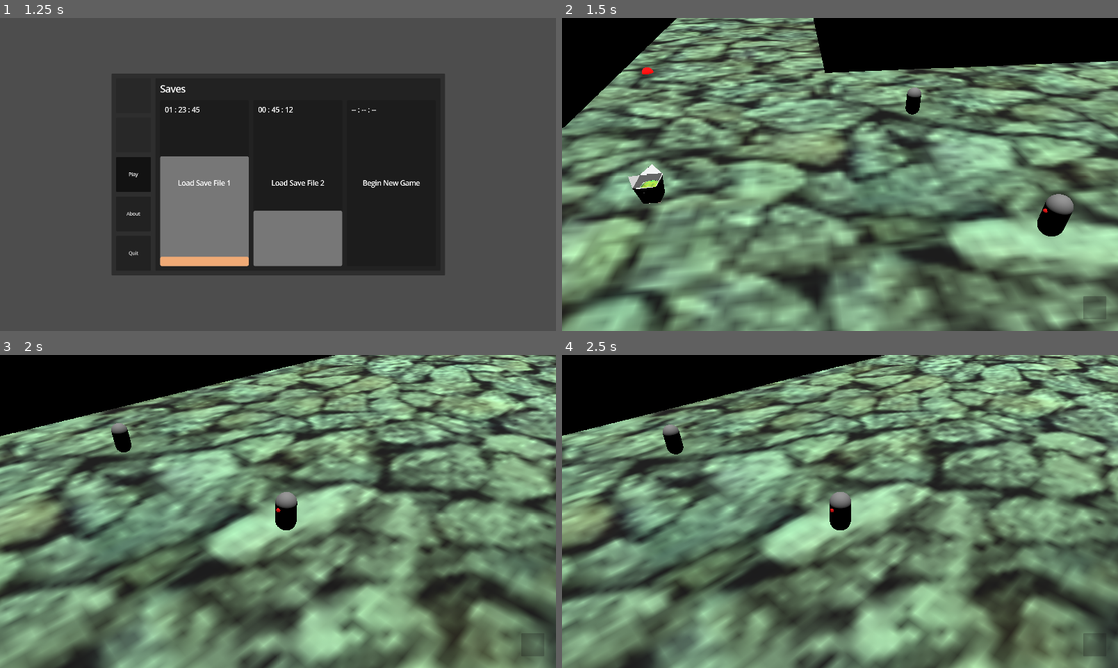
Above: before the commit, frames 1-4 (two rows, left to right).
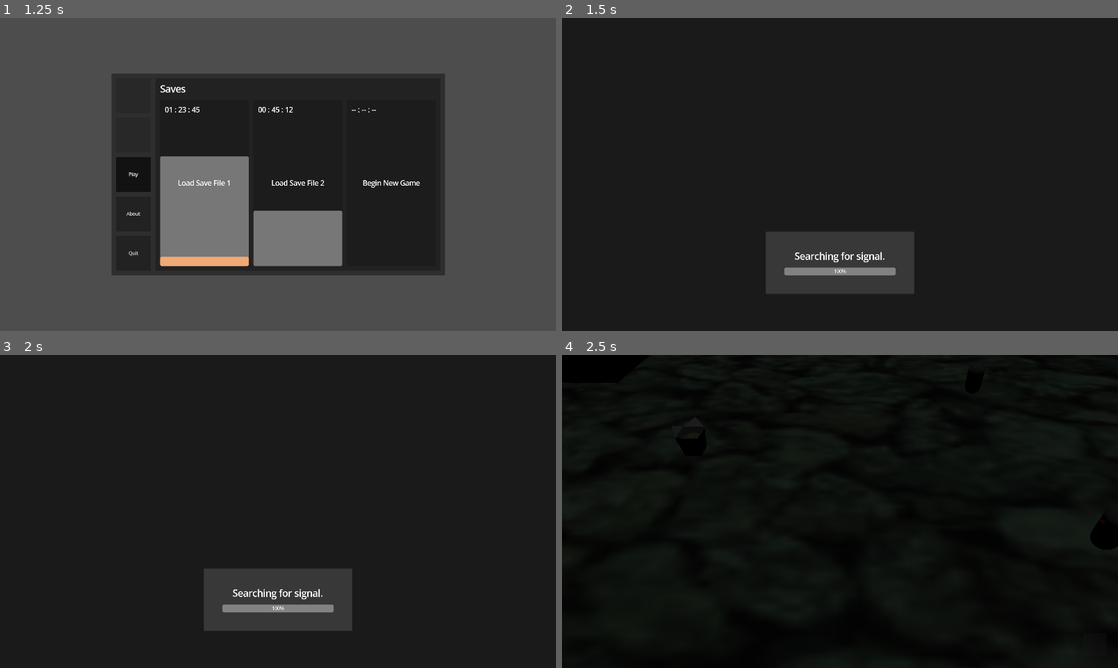
Above: after the commit, the same moments.

Repository: OLIWAPUNK/WSKAZEM
Game: Godot game, scene res://Scenes/UI/MainMenu/MainMenu.tscn
Two runs of this game, one before a commit and one after it. Both use one fixed random seed, a clock stepped at 60 frames per second and the inputs below.
Inputs (mouse positions are in pixels of both pictures, inside the frame that each line leads up to):
- Up to frame 1 (1.25 s): click "Play" at 0.5 s
- Up to frame 2 (1.5 s): click "Load Save File 1" at 1.25 s
- Up to frame 3 (2 s): no input
- Up to frame 4 (2.5 s): tap Enter at 2 s; move the mouse to (962, 495) at 2.02 s; press the mouse at (962, 495) at 2.03 s

Frame 1 is identical in both runs. In frame 2, 95% of the frame differs, in the area x 0-100%, y 0-100%; in frame 3, 94%; in frame 4, 90%.

Commit message:
Loading screen

Diff:
--- a/Scenes/GameWorld/World.tscn
+++ b/Scenes/GameWorld/World.tscn
@@ -3,9 +3,9 @@
 [ext_resource type="Script" uid="uid://tbu5dankrsvh" path="res://Scripts/Navigation/PlayerMovement.gd" id="1_5cjrv"]
 [ext_resource type="PackedScene" uid="uid://d3885o0m324x0" path="res://Scenes/UI/InventoryUI.tscn" id="1_bk3f7"]
 [ext_resource type="Script" uid="uid://ghd7qncpwxfk" path="res://Scripts/Navigation/PointerManager.gd" id="1_kn06e"]
+[ext_resource type="PackedScene" uid="uid://bt8q2n5mmw3in" path="res://Scenes/UI/Animations/FadeTransition.tscn" id="1_n4chi"]
 [ext_resource type="PackedScene" uid="uid://b8j2wniqibi7g" path="res://Scenes/UI/PauseMenu.tscn" id="1_yjqcc"]
 [ext_resource type="Script" uid="uid://dv5nci6vmhwsx" path="res://Scripts/MapManager.gd" id="4_yjqcc"]
-[ext_resource type="PackedScene" uid="uid://p6rboyogdta8" path="res://Scenes/GameWorld/Town.tscn" id="5_n4chi"]
 [ext_resource type="PackedScene" uid="uid://dnssxr77f7rrc" path="res://Scenes/UI/DebugUI.tscn" id="7_y7y61"]
 [ext_resource type="Script" uid="uid://dkjeyybq2qp35" path="res://Scripts/Navigation/NavigationManager.gd" id="8_kn06e"]
 [ext_resource type="PackedScene" uid="uid://bg0q8cg3wfcls" path="res://Scenes/GameWorld/Traits/CanBeTalkedTo.tscn" id="9_bk3f7"]
@@ -45,6 +45,10 @@
 
 [node name="World" type="Node3D" unique_id=493649897]
 
+[node name="FadeTransition" parent="." unique_id=430518763 instance=ExtResource("1_n4chi")]
+unique_name_in_owner = true
+visible = false
+
 [node name="PauseMenu" parent="." unique_id=1659082315 instance=ExtResource("1_yjqcc")]
 
 [node name="InventoryUI" parent="." unique_id=562304708 instance=ExtResource("1_bk3f7")]
@@ -61,8 +65,6 @@
 
 [node name="MapNode" type="Node" parent="." unique_id=1068162854]
 script = ExtResource("4_yjqcc")
-
-[node name="Town" parent="MapNode" unique_id=511812993 instance=ExtResource("5_n4chi")]
 
 [node name="PlayerNode" type="Node" parent="." unique_id=1479561528]
 unique_name_in_owner = true
--- /dev/null
+++ b/Scenes/UI/Animations/FadeTransition.tscn
@@ -0,0 +1,67 @@
+[gd_scene format=3 uid="uid://bt8q2n5mmw3in"]
+
+[ext_resource type="Script" uid="uid://c7h2cc6wx12ba" path="res://Scripts/UI/Animations/FadeTransition.gd" id="1_ic5sc"]
+
+[sub_resource type="Animation" id="Animation_d7ks0"]
+length = 0.001
+tracks/0/type = "value"
+tracks/0/imported = false
+tracks/0/enabled = true
+tracks/0/path = NodePath(".:modulate")
+tracks/0/interp = 1
+tracks/0/loop_wrap = true
+tracks/0/keys = {
+"times": PackedFloat32Array(0),
+"transitions": PackedFloat32Array(1),
+"update": 0,
+"values": [Color(1, 1, 1, 1)]
+}
+
+[sub_resource type="Animation" id="Animation_awcaj"]
+resource_name = "fade_in"
+tracks/0/type = "value"
+tracks/0/imported = false
+tracks/0/enabled = true
+tracks/0/path = NodePath(".:modulate")
+tracks/0/interp = 1
+tracks/0/loop_wrap = true
+tracks/0/keys = {
+"times": PackedFloat32Array(0, 1),
+"transitions": PackedFloat32Array(1, 1),
+"update": 0,
+"values": [Color(1, 1, 1, 1), Color(1, 1, 1, 0)]
+}
+
+[sub_resource type="Animation" id="Animation_x5k1d"]
+resource_name = "fade_out"
+tracks/0/type = "value"
+tracks/0/imported = false
+tracks/0/enabled = true
+tracks/0/path = NodePath(".:modulate")
+tracks/0/interp = 1
+tracks/0/loop_wrap = true
+tracks/0/keys = {
+"times": PackedFloat32Array(0.033333335, 1),
+"transitions": PackedFloat32Array(1, 1),
+"update": 0,
+"values": [Color(1, 1, 1, 0), Color(1, 1, 1, 1)]
+}
+
+[sub_resource type="AnimationLibrary" id="AnimationLibrary_awcaj"]
+_data = {
+&"RESET": SubResource("Animation_d7ks0"),
+&"fade_in": SubResource("Animation_awcaj"),
+&"fade_out": SubResource("Animation_x5k1d")
+}
+
+[node name="FadeTransition" type="ColorRect" unique_id=430518763]
+anchors_preset = 15
+anchor_right = 1.0
+anchor_bottom = 1.0
+grow_horizontal = 2
+grow_vertical = 2
+color = Color(0, 0, 0, 1)
+script = ExtResource("1_ic5sc")
+
+[node name="AnimationPlayer" type="AnimationPlayer" parent="." unique_id=2039679333]
+libraries/ = SubResource("AnimationLibrary_awcaj")
--- /dev/null
+++ b/Scenes/UI/LoadingScreen.tscn
@@ -0,0 +1,165 @@
+[gd_scene format=3 uid="uid://bbdu8m3t5vek0"]
+
+[ext_resource type="Script" uid="uid://hkces4htwsr2" path="res://Scripts/UI/LoadingScreen.gd" id="1_xofxx"]
+
+[sub_resource type="StyleBoxFlat" id="StyleBoxFlat_a61rs"]
+content_margin_left = 0.0
+content_margin_top = 0.0
+content_margin_right = 0.0
+content_margin_bottom = 0.0
+bg_color = Color(0.101960786, 0.101960786, 0.101960786, 1)
+corner_radius_top_left = 3
+corner_radius_top_right = 3
+corner_radius_bottom_right = 3
+corner_radius_bottom_left = 3
+corner_detail = 5
+
+[sub_resource type="StyleBoxFlat" id="StyleBoxFlat_xofxx"]
+content_margin_left = 0.0
+content_margin_top = 0.0
+content_margin_right = 0.0
+content_margin_bottom = 0.0
+bg_color = Color(1, 1, 1, 0.13333334)
+corner_radius_top_left = 3
+corner_radius_top_right = 3
+corner_radius_bottom_right = 3
+corner_radius_bottom_left = 3
+corner_detail = 5
+
+[sub_resource type="Animation" id="Animation_a61rs"]
+length = 0.001
+tracks/0/type = "value"
+tracks/0/imported = false
+tracks/0/enabled = true
+tracks/0/path = NodePath("PanelContainer/MarginContainer/PanelContainer/MarginContainer/VBoxContainer/Label:text")
+tracks/0/interp = 1
+tracks/0/loop_wrap = true
+tracks/0/keys = {
+"times": PackedFloat32Array(0),
+"transitions": PackedFloat32Array(1),
+"update": 0,
+"values": ["Searching for signal..."]
+}
+tracks/1/type = "value"
+tracks/1/imported = false
+tracks/1/enabled = true
+tracks/1/path = NodePath(".:position")
+tracks/1/interp = 1
+tracks/1/loop_wrap = true
+tracks/1/keys = {
+"times": PackedFloat32Array(0),
+"transitions": PackedFloat32Array(1),
+"update": 0,
+"values": [Vector2(0, 0)]
+}
+
+[sub_resource type="Animation" id="Animation_xofxx"]
+resource_name = "loading_text"
+length = 1.98
+loop_mode = 1
+tracks/0/type = "value"
+tracks/0/imported = false
+tracks/0/enabled = true
+tracks/0/path = NodePath("PanelContainer/MarginContainer/PanelContainer/MarginContainer/VBoxContainer/Label:text")
+tracks/0/interp = 1
+tracks/0/loop_wrap = false
+tracks/0/keys = {
+"times": PackedFloat32Array(0, 0.66, 1.32),
+"transitions": PackedFloat32Array(1, 1, 1),
+"update": 1,
+"values": ["Searching for signal.", "Searching for signal..", "Searching for signal..."]
+}
+
+[sub_resource type="Animation" id="Animation_1hssg"]
+resource_name = "slide_from_up"
+length = 0.1
+tracks/0/type = "value"
+tracks/0/imported = false
+tracks/0/enabled = true
+tracks/0/path = NodePath(".:position")
+tracks/0/interp = 1
+tracks/0/loop_wrap = true
+tracks/0/keys = {
+"times": PackedFloat32Array(0, 0.1),
+"transitions": PackedFloat32Array(1, 1),
+"update": 0,
+"values": [Vector2(0, -1080), Vector2(0, 0)]
+}
+
+[sub_resource type="Animation" id="Animation_ov1jk"]
+resource_name = "slide_to_down"
+length = 0.1
+tracks/0/type = "value"
+tracks/0/imported = false
+tracks/0/enabled = true
+tracks/0/path = NodePath(".:position")
+tracks/0/interp = 1
+tracks/0/loop_wrap = true
+tracks/0/keys = {
+"times": PackedFloat32Array(0, 0.1),
+"transitions": PackedFloat32Array(1, 1),
+"update": 0,
+"values": [Vector2(0, 0), Vector2(0, 1080)]
+}
+
+[sub_resource type="AnimationLibrary" id="AnimationLibrary_1hssg"]
+_data = {
+&"RESET": SubResource("Animation_a61rs"),
+&"loading_text": SubResource("Animation_xofxx"),
+&"slide_from_up": SubResource("Animation_1hssg"),
+&"slide_to_down": SubResource("Animation_ov1jk")
+}
+
+[node name="LoadingScreen" type="Control" unique_id=1945052753]
+layout_mode = 3
+anchors_preset = 15
+anchor_right = 1.0
+anchor_bottom = 1.0
+grow_horizontal = 2
+grow_vertical = 2
+script = ExtResource("1_xofxx")
+
+[node name="PanelContainer" type="PanelContainer" parent="." unique_id=871396023]
+layout_mode = 1
+anchors_preset = 15
+anchor_right = 1.0
+anchor_bottom = 1.0
+grow_horizontal = 2
+grow_vertical = 2
+theme_override_styles/panel = SubResource("StyleBoxFlat_a61rs")
+
+[node name="MarginContainer" type="MarginContainer" parent="PanelContainer" unique_id=1202279510]
+layout_mode = 2
+theme_override_constants/margin_bottom = 128
+
+[node name="PanelContainer" type="PanelContainer" parent="PanelContainer/MarginContainer" unique_id=45832007]
+custom_minimum_size = Vector2(512, 0)
+layout_mode = 2
+size_flags_horizontal = 4
+size_flags_vertical = 8
+theme_override_styles/panel = SubResource("StyleBoxFlat_xofxx")
+
+[node name="MarginContainer" type="MarginContainer" parent="PanelContainer/MarginContainer/PanelContainer" unique_id=490372019]
+layout_mode = 2
+theme_override_constants/margin_left = 64
+theme_override_constants/margin_top = 64
+theme_override_constants/margin_right = 64
+theme_override_constants/margin_bottom = 64
+
+[node name="VBoxContainer" type="VBoxContainer" parent="PanelContainer/MarginContainer/PanelContainer/MarginContainer" unique_id=877172211]
+layout_mode = 2
+theme_override_constants/separation = 16
+
+[node name="Label" type="Label" parent="PanelContainer/MarginContainer/PanelContainer/MarginContainer/VBoxContainer" unique_id=166675020]
+layout_mode = 2
+size_flags_vertical = 8
+theme_override_font_sizes/font_size = 32
+text = "Searching for signal..."
+horizontal_alignment = 1
+
+[node name="ProgressBar" type="ProgressBar" parent="PanelContainer/MarginContainer/PanelContainer/MarginContainer/VBoxContainer" unique_id=2013455821]
+unique_name_in_owner = true
+layout_mode = 2
+
+[node name="AnimationPlayer" type="AnimationPlayer" parent="." unique_id=2108672650]
+libraries/ = SubResource("AnimationLibrary_1hssg")
--- a/Scenes/UI/MainMenu/MainMenu.tscn
+++ b/Scenes/UI/MainMenu/MainMenu.tscn
@@ -22,6 +22,8 @@
 anchor_top = 0.2
 anchor_right = 0.8
 anchor_bottom = 0.8
+offset_top = -24.0
+offset_bottom = 24.0
 grow_horizontal = 2
 grow_vertical = 2
 
--- a/Scripts/MapManager.gd
+++ b/Scripts/MapManager.gd
@@ -1,27 +1,44 @@
 class_name MapManager
 extends Node
 
+@onready var fade_transition: FadeTransition = %FadeTransition
+
+var loading_screen : LoadingScreen = null
 var current_scene : Node = null
 
 func _ready() -> void:
+
 	Global.map_manager = self
 
+	fade_transition.fade_in()
 	assert(get_child_count() < 2, "MapNode should have max 1 child")
 	if get_child_count() == 0:
-		go_to_scene("Scenes/GameWorld/Town.tscn")
+		go_to_scene("res://Scenes/GameWorld/Town.tscn")
 	else:
 		current_scene = get_child(0)
+
 
 func go_to_scene(path : String) -> void:
 
 	_deferred_goto_scene.call_deferred(path)
 
-func _deferred_goto_scene(path):
+
+func _deferred_goto_scene(path: String):
 
 	assert(ResourceLoader.exists(path), "Scene path does not exist: " + path)
 
+	loading_screen = LoadingScreen.load_scene(path, get_tree().current_scene)
+	loading_screen.connect("loading_finished", _on_loading_screen_finished)
+
+
+func _on_loading_screen_finished(scene: PackedScene) -> void:
+
+	await fade_transition.fade_out()
 	if current_scene != null:
-		current_scene.free()
-	current_scene = ResourceLoader.load(path).instantiate()
+		current_scene.queue_free()
+	current_scene = scene.instantiate()
 	add_child(current_scene)
-	#TODO: Refresh all gate receivers
+
+	loading_screen.queue_free()
+	loading_screen = null
+	fade_transition.fade_in()
--- /dev/null
+++ b/Scripts/UI/Animations/FadeTransition.gd
@@ -0,0 +1,22 @@
+class_name FadeTransition
+extends ColorRect
+
+@onready var anim_player: AnimationPlayer = $AnimationPlayer
+
+func _ready() -> void:
+	visible = false
+	anim_player.connect("animation_finished", _on_animation_finished)
+
+func fade_in() -> Signal:
+	visible = true
+	anim_player.play("fade_in")
+	return anim_player.animation_finished
+
+func fade_out() -> Signal:
+	visible = true
+	anim_player.play("fade_out")
+	return anim_player.animation_finished
+
+func _on_animation_finished(anim_name: String) -> void:
+	if anim_name == "fade_in":
+		visible = false
--- /dev/null
+++ b/Scripts/UI/LoadingScreen.gd
@@ -0,0 +1,32 @@
+class_name LoadingScreen
+extends Control
+
+signal loading_finished(scene: PackedScene)
+
+@export var scene_to_load: String = "res://Scenes/GameWorld/World.tscn"
+var progress = []
+
+@onready var anim_player: AnimationPlayer = $AnimationPlayer
+@onready var progress_bar: ProgressBar = %ProgressBar
+
+func _ready() -> void:
+	anim_player.play("loading_text")
+	ResourceLoader.load_threaded_request(scene_to_load)
+
+func _process(_delta: float) -> void:
+	var status = ResourceLoader.load_threaded_get_status(scene_to_load, progress)
+	if status == ResourceLoader.ThreadLoadStatus.THREAD_LOAD_IN_PROGRESS:
+		progress_bar.value = progress[0] * 100.0
+	elif status == ResourceLoader.ThreadLoadStatus.THREAD_LOAD_LOADED:
+		print_debug(scene_to_load, " loaded")
+		set_process(false)
+		progress_bar.value = 100.0
+		var new_scene = ResourceLoader.load_threaded_get(scene_to_load)
+		loading_finished.emit(new_scene)
+
+static func load_scene(scene_path: String, parent: Node) -> LoadingScreen:
+	print_debug("Loading scene: ", scene_path)
+	var loading_screen = load("res://Scenes/UI/LoadingScreen.tscn").instantiate() as LoadingScreen
+	loading_screen.scene_to_load = scene_path
+	parent.add_child(loading_screen)
+	return loading_screen
--- a/Scripts/UI/MainMenu/MainMenu.gd
+++ b/Scripts/UI/MainMenu/MainMenu.gd
@@ -16,18 +16,20 @@
 
 	_change_panel(LOGO_PANEL_SCENE)
 
-func _change_panel(panel_scene: PackedScene) -> void:
+func _change_panel(panel_scene: PackedScene) -> Node:
 	for child in side_panel_container.get_children():
 		child.queue_free()
 	var panel = panel_scene.instantiate()
 	side_panel_container.add_child(panel)
+	return panel
 
 func _on_play_pressed():
 	if not play_button.button_pressed:
 		_change_panel(LOGO_PANEL_SCENE)
 	else:
 		about_button.button_pressed = false
-		_change_panel(SAVE_PANEL_SCENE)
+		var save_panel = _change_panel(SAVE_PANEL_SCENE)
+		save_panel.connect("save_file_selected", _on_save_file_selected)
 
 func _on_about_pressed():
 	if not about_button.button_pressed:
@@ -35,5 +37,13 @@
 	else:
 		play_button.button_pressed = false
 		_change_panel(ABOUT_PANEL_SCENE)
+
 func _on_quit_pressed():
 	get_tree().quit()
+
+func _on_save_file_selected(_save_file_index: int) -> void:
+	var loading_screen = LoadingScreen.load_scene("res://Scenes/GameWorld/World.tscn", get_tree().current_scene)
+	loading_screen.connect("loading_finished", _on_loading_screen_finished)
+
+func _on_loading_screen_finished(scene: PackedScene) -> void:
+	get_tree().change_scene_to_packed(scene)
--- a/Scripts/UI/MainMenu/SaveFile.gd
+++ b/Scripts/UI/MainMenu/SaveFile.gd
@@ -1,5 +1,7 @@
 class_name SaveFile
 extends Button
+
+signal save_file_selected(save_file_index: int)
 
 @export var save_file_index: int = -1
 @export var main_progress: float = 0.0
@@ -23,4 +25,4 @@
 	connect("pressed", _on_pressed)
 
 func _on_pressed() -> void:
-	get_tree().change_scene_to_file("res://Scenes/GameWorld/World.tscn")
+	emit_signal("save_file_selected", save_file_index)
--- a/Scripts/UI/MainMenu/SavesPanel.gd
+++ b/Scripts/UI/MainMenu/SavesPanel.gd
@@ -1,5 +1,7 @@
 class_name SavePanel
 extends Control
+
+signal save_file_selected(save_file_index: int)
 
 @onready var save_file_container: HBoxContainer = %SaveFileContainer
 
@@ -26,4 +28,5 @@
 			save_file.main_progress = saves[i]["main_progress"]
 			save_file.extra_progress = saves[i]["extra_progress"]
 			save_file.time = saves[i]["time"]
+			save_file.connect("save_file_selected", func(index): save_file_selected.emit(index))
 		save_file_container.add_child(save_file)
--- a/Scripts/UI/PauseMenu.gd
+++ b/Scripts/UI/PauseMenu.gd
@@ -56,5 +56,4 @@
 	back_panel_target_modulate = Color(0, 0, 0, .5)
 
 func _on_save_and_quit_pressed():
-	get_tree().paused = false
 	get_tree().change_scene_to_file("res://Scenes/UI/MainMenu/MainMenu.tscn")
Not shown, added: Scripts/UI/Animations/FadeTransition.gd.uid
Not shown, added: Scripts/UI/LoadingScreen.gd.uid
